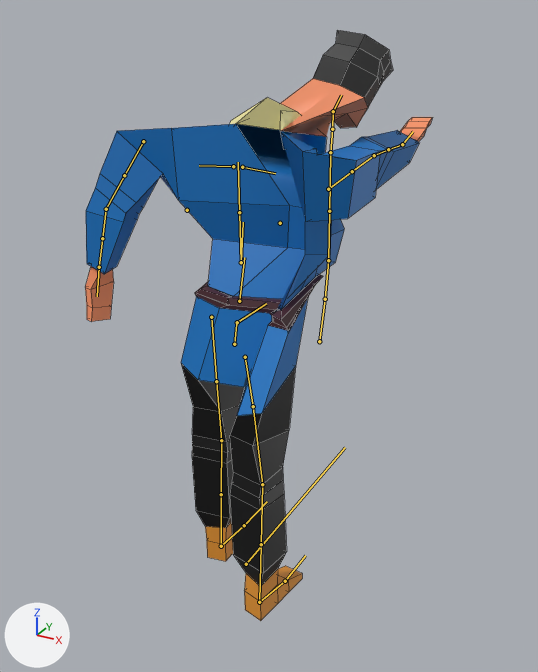
The FBX model Assets/PlayerPunchLeft.fbx, before and after one commit.
Both versions are drawn from a camera (50 mm lens) standing at (6.17, -17.34, 3.49) and looking at (0.06, -6.23, -2.06). The lights are fixed; the arrows at lower left show +X, +Y and +Z. Both versions are drawn at frame 27 of the action 'Scene'; the numbers are the values there. The bones that bend it are drawn over the model as lines. Mesh edges are drawn as thin lines.

Names of what the first picture shows: 'Player'.
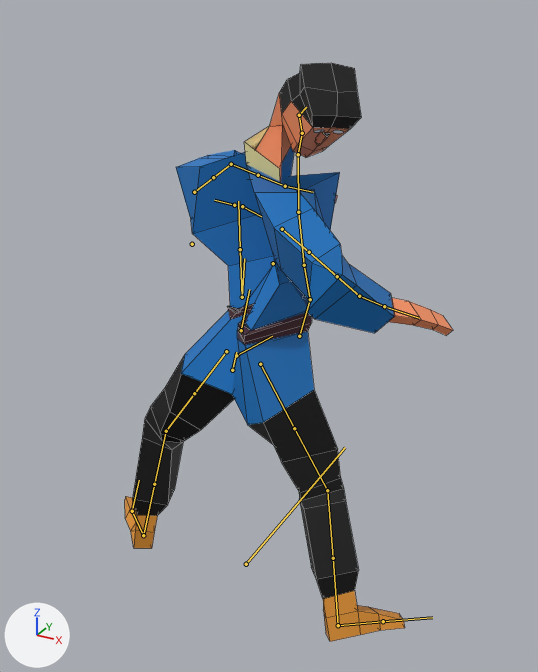
Where the change shows, as pixel boxes (x1, y1, x2, y2) in the pictures (538 x 672 px):
'Player', posed: before (85, 30, 433, 621); after (125, 63, 453, 641)
bone 'DEF-spine', root to tip: before (319, 341) to (325, 299); after (299, 336) to (310, 299)
bone 'DEF-spine.001', root to tip: before (325, 299) to (328, 260); after (310, 299) to (304, 265)
bone 'DEF-spine.002', root to tip: before (328, 260) to (329, 211); after (304, 265) to (298, 212)
bone 'DEF-spine.003', root to tip: before (329, 211) to (330, 152); after (298, 212) to (298, 154)
bone 'DEF-spine.004', root to tip: before (330, 152) to (332, 129); after (298, 154) to (302, 133)
bone 'DEF-spine.005', root to tip: before (332, 129) to (333, 111); after (302, 133) to (299, 115)
bone 'DEF-spine.006', root to tip: before (333, 111) to (341, 95); after (299, 115) to (306, 107)
bone 'MCH-torso.parent', root to tip: before (237, 322) to (237, 322); after (236, 355) to (237, 355)
bone 'MCH-spine', root to tip: before (239, 301) to (239, 301); after (241, 330) to (241, 330)
bone 'DEF-thigh.L', root to tip: before (211, 317) to (216, 381); after (226, 351) to (194, 393)
bone 'DEF-shin.L', root to tip: before (221, 440) to (221, 494); after (166, 431) to (154, 484)
bone 'DEF-foot.L', root to tip: before (221, 546) to (244, 525); after (143, 535) to (132, 511)
bone 'DEF-toe.L', root to tip: before (244, 525) to (267, 501); after (132, 511) to (139, 480)
bone 'DEF-thigh.R', root to tip: before (245, 357) to (253, 406); after (260, 364) to (294, 428)
bone 'DEF-thigh.R.001', root to tip: before (253, 406) to (262, 484); after (294, 428) to (327, 490)
bone 'DEF-shin.R', root to tip: before (262, 484) to (261, 544); after (327, 490) to (333, 558)
bone 'DEF-foot.R', root to tip: before (259, 602) to (285, 581); after (338, 625) to (383, 621)
bone 'DEF-toe.R', root to tip: before (285, 581) to (305, 555); after (383, 621) to (432, 617)
bone 'ORG-shoulder.L', root to tip: before (233, 166) to (199, 165); after (234, 205) to (214, 200)
bone 'DEF-upper_arm.L', root to tip: before (143, 141) to (124, 175); after (194, 192) to (213, 177)
bone 'DEF-forearm.L', root to tip: before (106, 209) to (102, 238); after (231, 164) to (258, 175)
bone 'DEF-forearm.L.001', root to tip: before (102, 238) to (99, 267); after (258, 175) to (285, 186)
bone 'DEF-hand.L', root to tip: before (99, 267) to (97, 296); after (285, 186) to (313, 192)
bone 'ORG-shoulder.R', root to tip: before (242, 167) to (275, 173); after (242, 206) to (261, 216)
bone 'DEF-upper_arm.R', root to tip: before (328, 189) to (352, 171); after (282, 229) to (309, 252)
bone 'DEF-upper_arm.R.001', root to tip: before (352, 171) to (374, 155); after (309, 252) to (337, 276)
bone 'DEF-forearm.R', root to tip: before (374, 155) to (388, 149); after (337, 276) to (359, 296)
bone 'DEF-forearm.R.001', root to tip: before (388, 149) to (402, 144); after (359, 296) to (384, 306)
bone 'DEF-hand.R', root to tip: before (402, 144) to (413, 131); after (384, 306) to (419, 318)

The change in detail:
Bone 'DEF-spine' (bone_def_spine) moves from (-1.25, 0.2, 0.76) to (-0.8, 0.19, 0.89).
Bone 'DEF-spine' (bone_def_spine) turns from (0, 1, 0) to (41, -112, -24) degrees about its own x, y and z.
Bone 'DEF-spine.001' (bone_def_spine_001) turns from (0, 0, 0) to (-9, 0, 16) degrees about its own x, y and z.
Bone 'DEF-spine.001' (bone_def_spine_001) is rescaled from (1.0, 1.0, 1.0) to (1.01, 0.98, 1.01).
Bone 'DEF-spine.002' (bone_def_spine_002) turns from (0, 0, 0) to (-7, 41, -21) degrees about its own x, y and z.
Bone 'DEF-spine.002' (bone_def_spine_002) is rescaled from (1.0, 1.0, 1.0) to (0.98, 1.06, 0.97).
Bone 'DEF-spine.003' (bone_def_spine_003) turns from (0, 0, 0) to (11, -47, 6) degrees about its own x, y and z.
Bone 'DEF-spine.003' (bone_def_spine_003) is rescaled from (1.0, 1.0, 1.0) to (1.02, 0.97, 1.01).
Bone 'DEF-spine.004' (bone_def_spine_004) turns from (0, 0, 0) to (0, -20, -1) degrees about its own x, y and z.
Bone 'DEF-spine.005' (bone_def_spine_005) turns from (0, 0, 0) to (4, -9, 8) degrees about its own x, y and z.
Bone 'DEF-spine.006' (bone_def_spine_006) turns from (26, 2, 17) to (48, 17, -13) degrees about its own x, y and z.
Bone 'MCH-torso.parent' (bone_mch_torso_parent) moves from (0.0, 0.0, 0.0) to (-0.03, 0.01, -0.63).
Bone 'MCH-torso.parent' (bone_mch_torso_parent) turns from (0, 0, 0) to (0, 0, -9) degrees about its own x, y and z.
Bone 'MCH-spine' (bone_mch_spine) moves from (0.0, 0.0, 0.0) to (-0.07, 0.13, 0.02).
Bone 'MCH-spine' (bone_mch_spine) turns from (0, 0, 0) to (0, 0, -20) degrees about its own x, y and z.
Bone 'DEF-thigh.L' (bone_def_thigh_l) moves from (0.0, 0.0, 0.0) to (-0.02, 0.2, 0.03).
Bone 'DEF-thigh.L' (bone_def_thigh_l) turns from (0, 0, 0) to (19, 24, -25) degrees about its own x, y and z.
Bone 'DEF-shin.L' (bone_def_shin_l) turns from (0, 0, 0) to (-26, -56, 54) degrees about its own x, y and z.
Bone 'DEF-foot.L' (bone_def_foot_l) turns from (0, 0, 0) to (-6, 0, -32) degrees about its own x, y and z.
Bone 'DEF-toe.L' (bone_def_toe_l) turns from (0, 0, 0) to (11, 1, -17) degrees about its own x, y and z.
Bone 'DEF-thigh.R' (bone_def_thigh_r) moves from (-0.14, 0.0, 0.99) to (0.0, 0.0, 0.0).
Bone 'DEF-thigh.R' (bone_def_thigh_r) turns from (-10, 0, -1) to (-15, 20, 16) degrees about its own x, y and z.
Bone 'DEF-thigh.R' (bone_def_thigh_r) is rescaled from (1.12, 0.8, 1.12) to (1.0, 1.0, 1.0).
Bone 'DEF-thigh.R.001' (bone_def_thigh_r_001) turns from (7, 2, 4) to (0, 0, 0) degrees about its own x, y and z.
Bone 'DEF-thigh.R.001' (bone_def_thigh_r_001) is rescaled from (0.82, 1.5, 0.82) to (1.0, 1.0, 1.0).
Bone 'DEF-shin.R' (bone_def_shin_r) turns from (5, 2, -1) to (16, -5, 10) degrees about its own x, y and z.
Bone 'DEF-shin.R' (bone_def_shin_r) is rescaled from (1.1, 0.84, 1.09) to (1.0, 1.0, 1.0).
Bone 'DEF-foot.R' (bone_def_foot_r) turns from (0, 0, 0) to (4, 1, -9) degrees about its own x, y and z.
Bone 'DEF-toe.R' (bone_def_toe_r) turns from (0, 0, 0) to (-4, -5, -20) degrees about its own x, y and z.
Bone 'ORG-shoulder.L' (bone_org_shoulder_l) turns from (0, 0, 0) to (-1, 1, -21) degrees about its own x, y and z.
Bone 'DEF-upper_arm.L' (bone_def_upper_arm_l) moves from (0.45, 0.55, 0.22) to (0.01, 0.0, 0.07).
Bone 'DEF-upper_arm.L' (bone_def_upper_arm_l) turns from (-26, 12, 47) to (-12, -7, -63) degrees about its own x, y and z.
Bone 'DEF-forearm.L' (bone_def_forearm_l) turns from (-33, 9, -10) to (-76, -30, -15) degrees about its own x, y and z.
Bone 'DEF-forearm.L.001' (bone_def_forearm_l_001) turns from (0, 29, 0) to (0, 0, 0) degrees about its own x, y and z.
Bone 'DEF-hand.L' (bone_def_hand_l) turns from (0, 0, 0) to (10, -5, -19) degrees about its own x, y and z.
Bone 'ORG-shoulder.R' (bone_org_shoulder_r) turns from (0, 0, 0) to (0, 1, -21) degrees about its own x, y and z.
Bone 'DEF-upper_arm.R' (bone_def_upper_arm_r) moves from (-0.02, 0.39, -0.06) to (0.0, 0.0, 0.0).
Bone 'DEF-upper_arm.R' (bone_def_upper_arm_r) turns from (79, 22, -23) to (21, 11, 19) degrees about its own x, y and z.
Bone 'DEF-upper_arm.R' (bone_def_upper_arm_r) is rescaled from (1.01, 0.97, 1.01) to (1.02, 0.96, 1.02).
Bone 'DEF-upper_arm.R.001' (bone_def_upper_arm_r_001) turns from (0, 13, 0) to (0, -5, 0) degrees about its own x, y and z.
Bone 'DEF-forearm.R' (bone_def_forearm_r) turns from (3, 14, 16) to (46, -39, 14) degrees about its own x, y and z.
Bone 'DEF-forearm.R' (bone_def_forearm_r) is rescaled from (0.97, 1.07, 0.97) to (1.03, 0.9, 1.08).
Bone 'DEF-forearm.R.001' (bone_def_forearm_r_001) turns from (0, 0, 0) to (3, 18, -10) degrees about its own x, y and z.
Bone 'DEF-forearm.R.001' (bone_def_forearm_r_001) is rescaled from (1.0, 1.0, 1.0) to (1.02, 0.96, 1.02).
Bone 'DEF-hand.R' (bone_def_hand_r) turns from (16, -5, -21) to (-1, -8, -17) degrees about its own x, y and z.
Bone 'DEF-hand.R' (bone_def_hand_r) is rescaled from (1.02, 0.96, 1.02) to (0.94, 1.13, 0.95).
